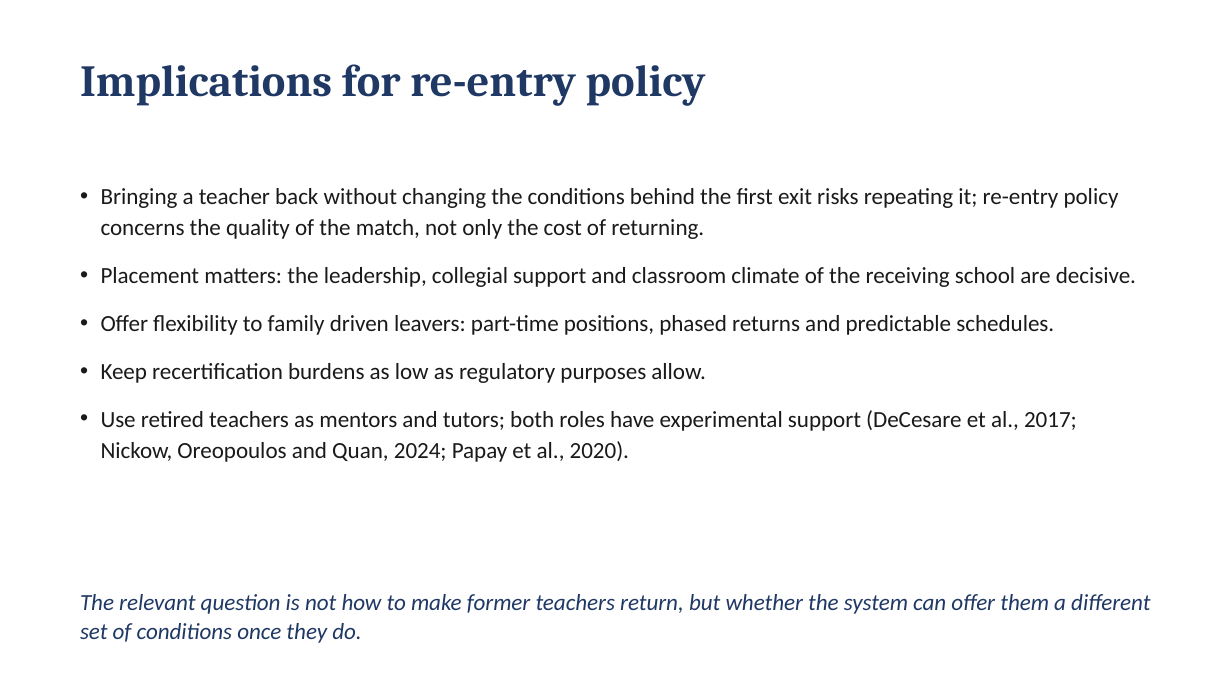
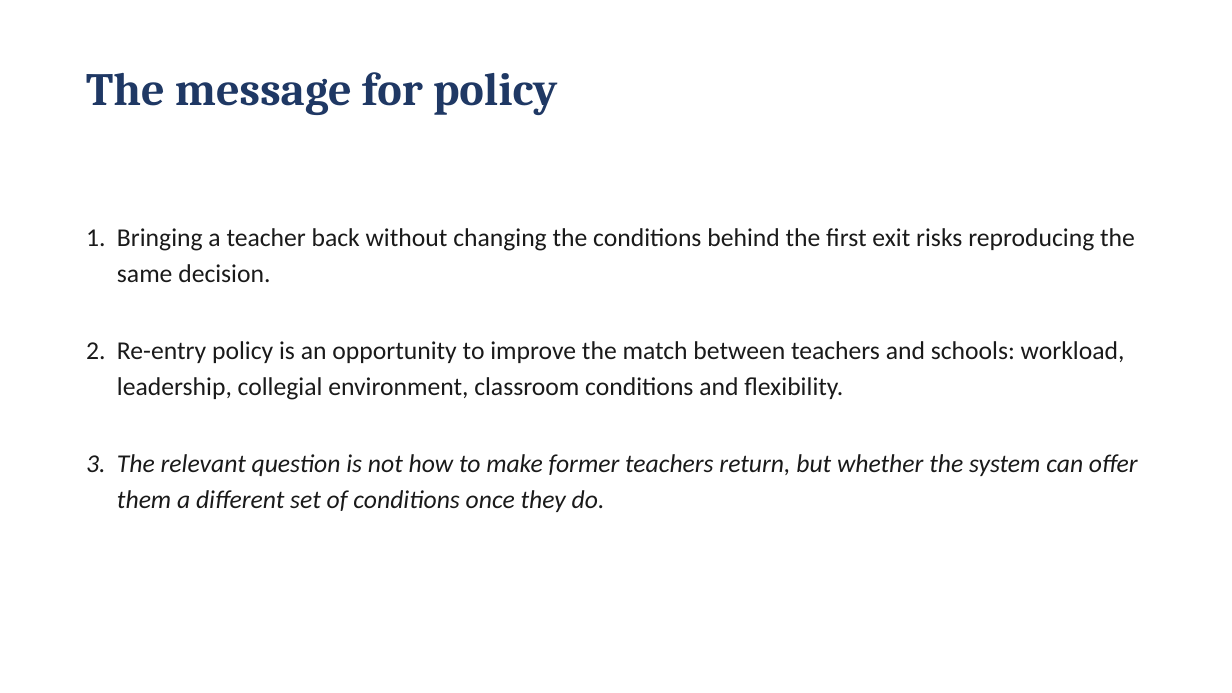
Before and after one commit to jedr1-ship-it/Former-Teachers, a slide deck: slide 7 of Former_Teachers_key_messages.pptx. Drawn at 1232x693 pixels with LibreOffice and Linux fonts; fonts in the diff are those of the drawing. Boxes give left, top, right and bottom in pixels: in the first picture for what was removed or moved away, otherwise in the second. Text is boxed around its words. In the diff, an @@ line names an element or a change of style, - is before the commit and + after.

```diff
--- a/Former_Teachers_key_messages.pptx
+++ b/Former_Teachers_key_messages.pptx
@@ text at <box>86,72,557,115</box>: text changed; size 26 to 27 pt @@
-Implications for re-entry policy
+The message for policy
@@ text at <box>117,228,1138,512</box>: text changed; size 13.5 to 15 pt @@
-• Bringing a teacher back without changing the conditions behind the first exit risks repeating it; re-entry policy concerns the quality of the match, not only the cost of returning.
-• Placement matters: the leadership, collegial support and classroom climate of the receiving school are decisive.
-• Offer flexibility to family driven leavers: part-time positions, phased returns and predictable schedules.
-• Keep recertification burdens as low as regulatory purposes allow.
-• Use retired teachers as mentors and tutors; both roles have experimental support (DeCesare et al., 2017; Nickow, Oreopoulos and Quan, 2024; Papay et al., 2020).
+1. Bringing a teacher back without changing the conditions behind the first exit risks reproducing the same decision.
+2. Re-entry policy is an opportunity to improve the match between teachers and schools: workload, leadership, collegial environment, classroom conditions and flexibility.
+3. The relevant question is not how to make former teachers return, but whether the system can offer them a different set of conditions once they do.
@@ text removed at <box>80,594,1150,643</box> @@
-The relevant question is not how to make former teachers return, but whether the system can offer them a different set of conditions once they do.
```
Also in this commit, not shown: 1 other slide changed, 5 slides added, 5 slides removed.
